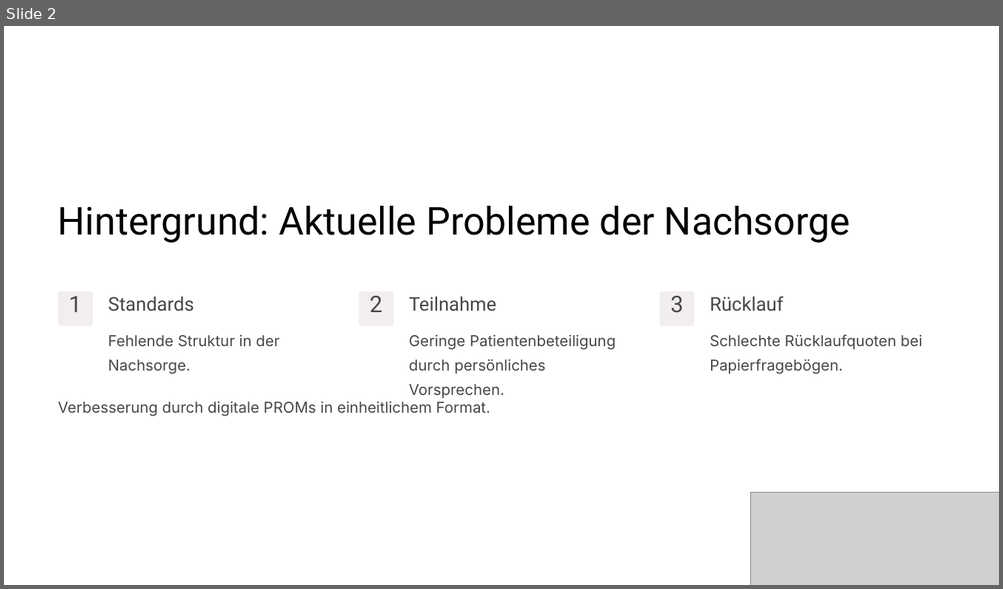
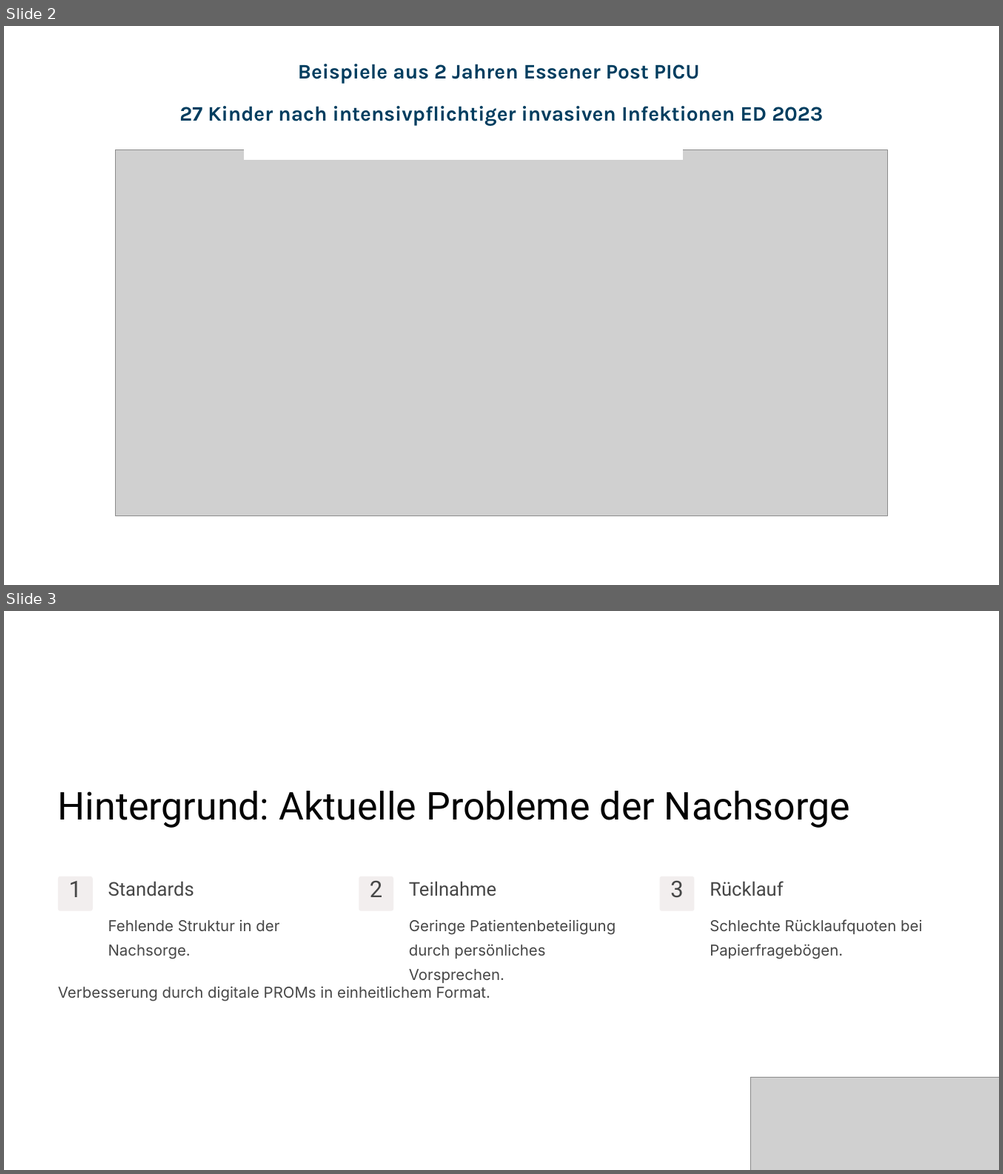
Before and after one commit to zdi-mainfranken/hch, a slide deck: UKW/kindercare/docs/KinderCare-final.pptx. Shown one above the other, each under a label of ours: slide 2 before the commit, slides 2 and 3 after it. The pictures are 1003x589 and 1003x1174 pixels, drawn with LibreOffice and Linux fonts; fonts in the diff are those of the drawing; grey boxes stand for pictures. Boxes give left, top, right and bottom in pixels: in the first picture for what was removed or moved away, otherwise in the second. Text is boxed around its words. In the diff, an @@ line names an element or a change of style, - is before the commit and + after.

```diff
--- a/UKW/kindercare/docs/KinderCare-final.pptx
+++ b/UKW/kindercare/docs/KinderCare-final.pptx
@@ slide 2 added at (4,26,999,585), background #FFFFFF @@
@@ text added at (179,64,822,126), 24 pt, text #013D5F, bold @@
+Beispiele aus 2 Jahren Essener Post PICU
+27 Kinder nach intensivpflichtiger invasiven Infektionen ED 2023
@@ picture added at (116,150,888,517) @@
@@ rectangle added at (244,137,682,159), fill #FFFFFF, outline #FFFFFF 1.5 pt @@
@@ rectangle added at (4,251,45,270), fill #FFFFFF, outline #FFFFFF 1.5 pt @@
@@ what was slide 2 is now slide 3 @@
```
Also in this commit, not shown: 1 other slide added, 2 slides removed, 1 other file.
